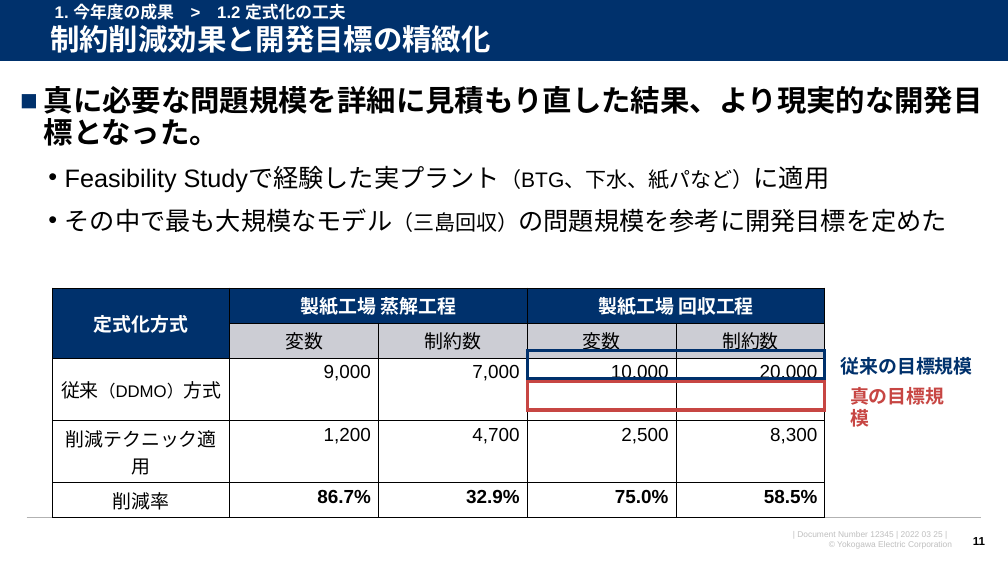
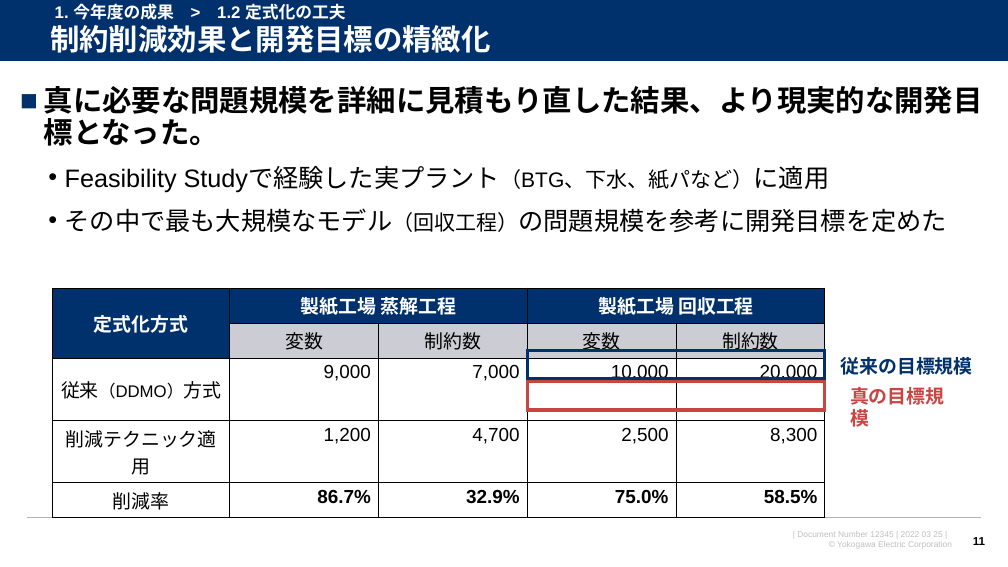
Before and after one commit to watarukumagai-git/opt, a slide deck: slide 11 of joint_res/220325_東京都立大安田先生_2021年度共同研究成果報告資料_送付用.pptx. Drawn at 1008x567 pixels with LibreOffice and Linux fonts; fonts in the diff are those of the drawing; background and template pictures are left out. Boxes give left, top, right and bottom in pixels: in the first picture for what was removed or moved away, otherwise in the second. Text is boxed around its words. In the diff, an @@ line names an element or a change of style, - is before the commit and + after.

```diff
--- a/joint_res/220325_東京都立大安田先生_2021年度共同研究成果報告資料_送付用.pptx
+++ b/joint_res/220325_東京都立大安田先生_2021年度共同研究成果報告資料_送付用.pptx
@@ text at (x1=65, y1=208, x2=947, y2=232): text changed @@
-  • その中で最も大規模なモデル（三島回収）の問題規模を参考に開発目標を定めた
+  • その中で最も大規模なモデル（回収工程）の問題規模を参考に開発目標を定めた
```
